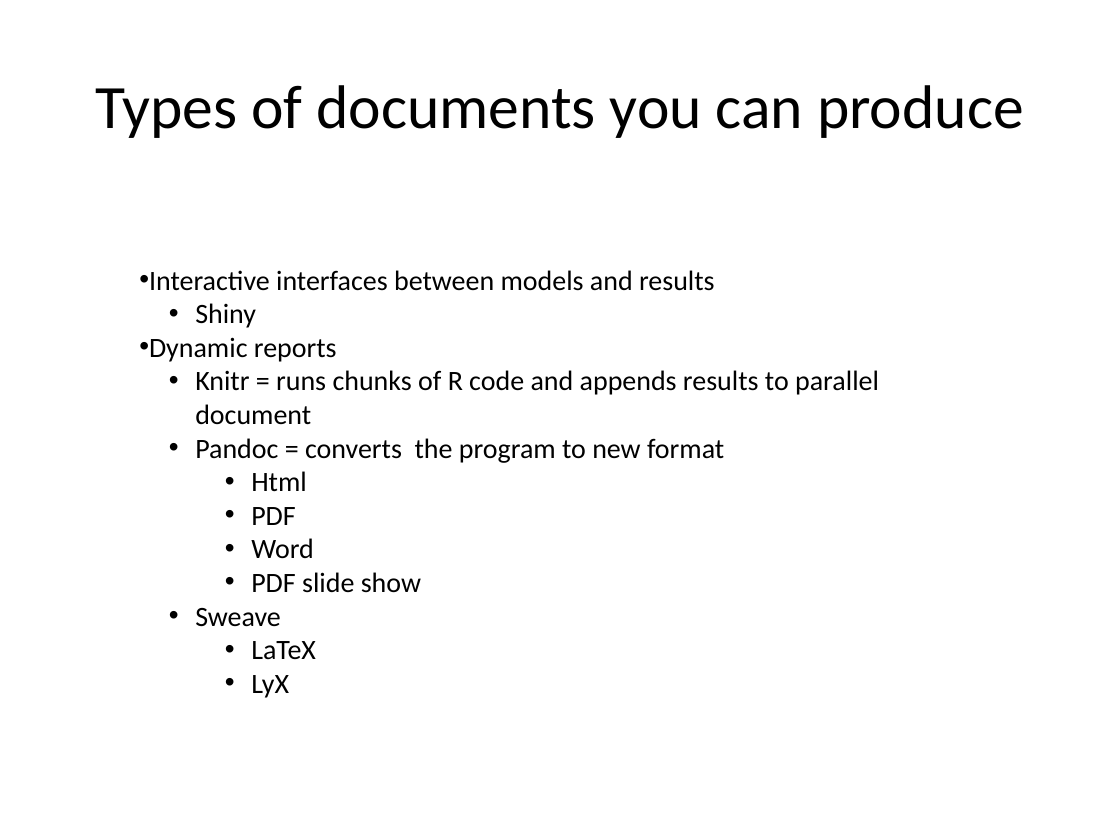
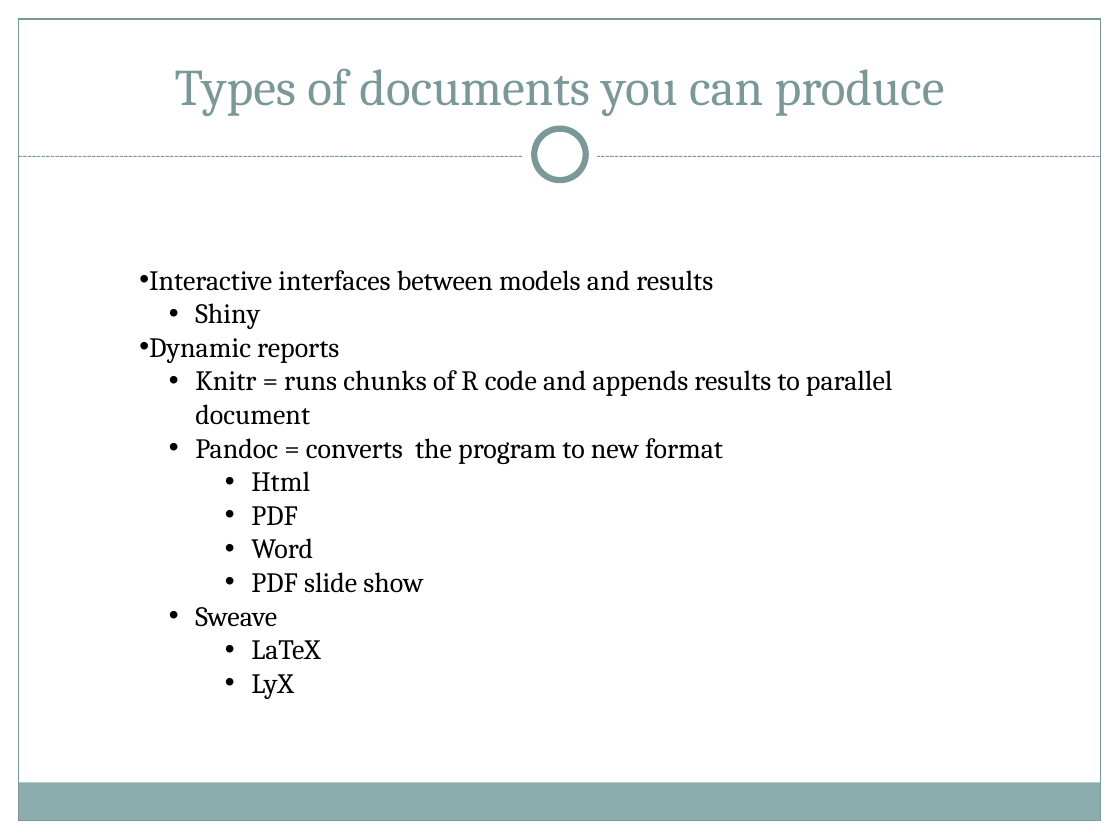
Before and after one commit to roxannebeauclair/RepoWorkFlow, a slide deck: slide 25 of Documents/Presentation Slides/Reproducible reports Delva Group Seminar 29 Feb to 04 March.pptx (slide 13 before the commit). Drawn at 1120x840 pixels with LibreOffice and Linux fonts; fonts in the diff are those of the drawing. Boxes give left, top, right and bottom in pixels: in the first picture for what was removed or moved away, otherwise in the second. Text is boxed around its words. In the diff, an @@ line names an element or a change of style, - is before the commit and + after.

```diff
--- a/Documents/Presentation Slides/Reproducible reports Delva Group Seminar 29 Feb to 04 March.pptx
+++ b/Documents/Presentation Slides/Reproducible reports Delva Group Seminar 29 Feb to 04 March.pptx
@@ rectangle added at [0,0,1120,170], fill #FFFFFF @@
@@ rectangle added at [0,0,19,840], fill #FFFFFF @@
@@ rectangle added at [19,19,1101,821], outline #7C999A 0.75 pt @@
@@ title "Types of documents you can ...": place and size @@
-title "Types of documents you can ..." at [96,85,1024,138]
+title "Types of documents you can ..." at [175,68,945,116]
@@ title "Types of documents you can ..." at [175,68,945,116]: size 39.6 to 33 pt, font Calibri to Cambria, text colour #000000 to #7C999A; vertical alignment middle to bottom @@
@@ rectangle added at [1101,0,1120,840], fill #FFFFFF @@
@@ ellipse added at [523,118,598,193], fill #FFFFFF @@
@@ ellipse added at [534,129,586,180], fill #FFFFFF, outline #7C999A 4 pt @@
@@ line added from (19, 157) to (1101, 157), #7C999A 0.75 pt dashed @@
@@ text "Interactive interfaces between models and ..." at [149,270,893,699]: font Calibri to Cambria @@
@@ rectangle added at [18,783,1100,821], fill #8CADAE @@
```
Also in this commit, not shown: 13 other slides changed, 14 slides added, 2 slides removed, 7 other files.
